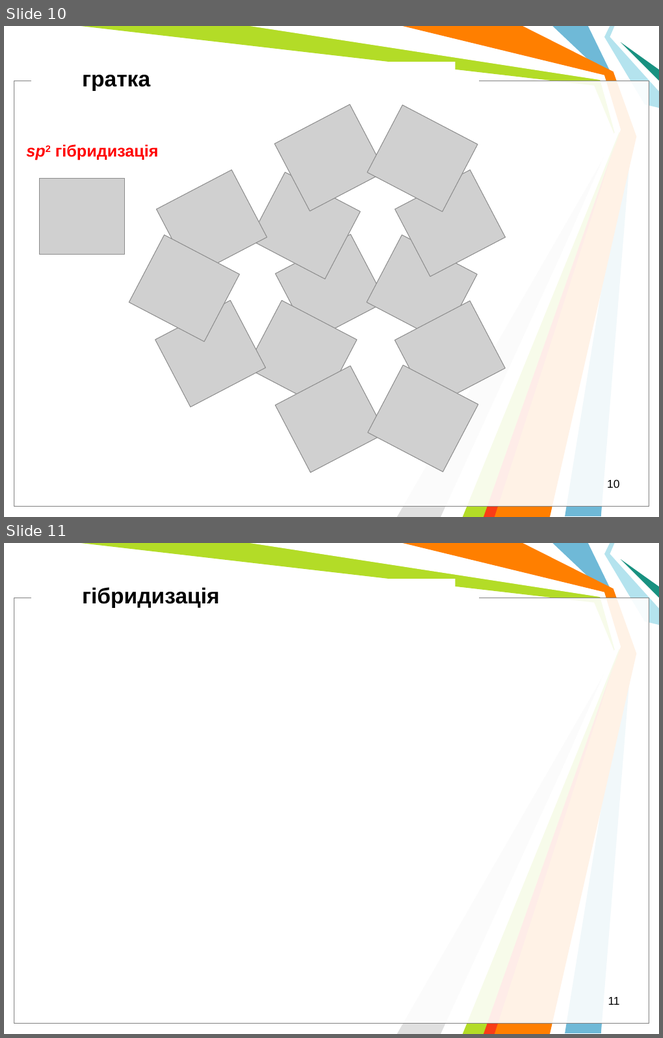
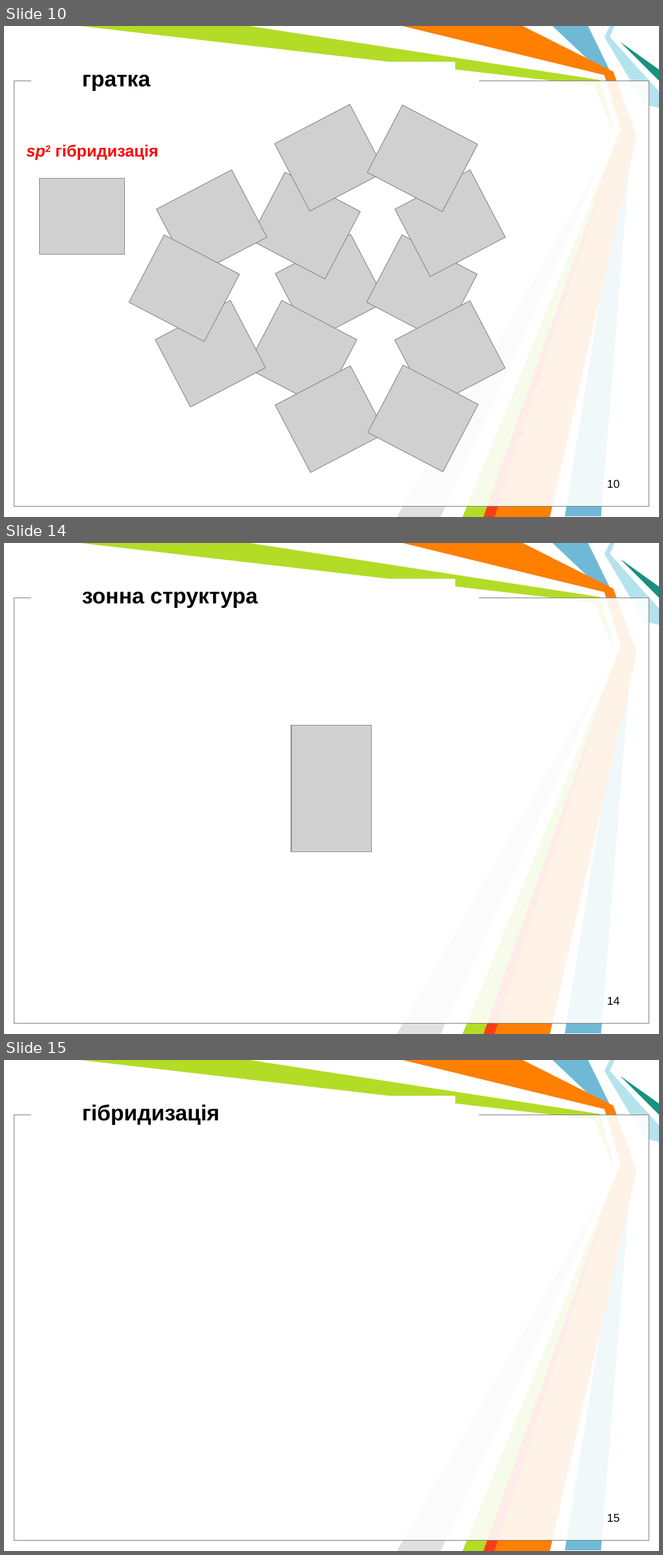
Before and after one commit to l432/NMK, a slide deck: Lecture/Nanoelectronika/Present/NanoelectronV5.ppt. Shown one above the other, each under a label of ours: slides 10 and 11 before the commit, slides 10, 14 and 15 after it; the slides between them are not shown. The pictures are 663x1038 and 663x1555 pixels, drawn with LibreOffice and Linux fonts; fonts in the diff are those of the drawing; grey boxes stand for pictures; background and template pictures are left out. Boxes give left, top, right and bottom in pixels: in the first picture for what was removed or moved away, otherwise in the second. Text is boxed around its words. In the diff, an @@ line names an element or a change of style, - is before the commit and + after.

```diff
--- a/Lecture/Nanoelectronika/Present/NanoelectronV5.ppt
+++ b/Lecture/Nanoelectronika/Present/NanoelectronV5.ppt
@@ slide 14 added at bbox=[4, 543, 659, 1034], background #FFFFFF; not listed: 11 template elements that a slide beside it also shows @@
@@ text added at bbox=[82, 592, 258, 608], 24 pt, text #000000, bold @@
+зонна структура
@@ picture added at bbox=[292, 725, 372, 852] @@
@@ page number added at bbox=[607, 997, 620, 1005], 12.5 pt, text #000000 @@
+14
@@ what was slide 11 is now slide 15 @@
@@ page number at bbox=[607, 1514, 620, 1522]: text changed @@
-11
+15
```
Also in this commit, not shown: 4 other slides added, 2 slides removed.
